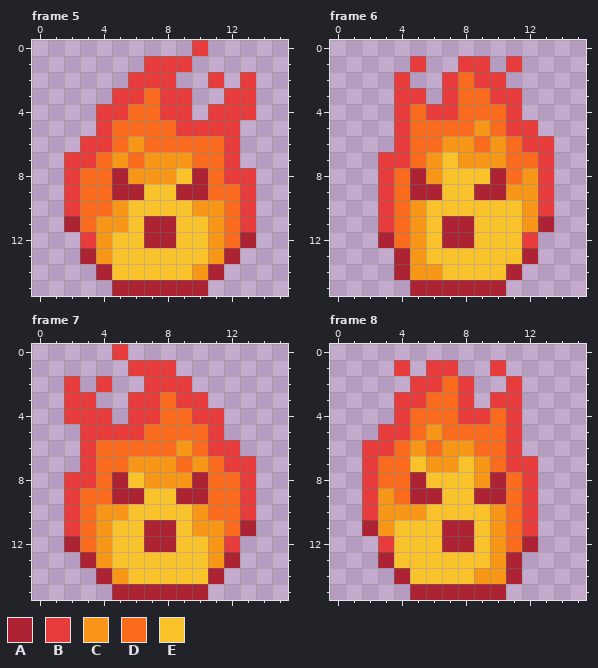
One commit to this pixel-art file: assets/images/bomb/bomb_fire.aseprite. Above: the version before the commit.
16x16 pixels, 8 frames. Shown: frame 5, frame 6, frame 7, frame 8. The commit also changed other frames, which this record leaves out.
Palette (. is transparent): A #ae2334  B #e83b3b  C #f79617  D #fb6b1d  E #f9c22b
Pixels before, frame 5, first column x 2:
 0 ........B...
 1 .....BBB....
 2 ....BBB..B.B
 3 ...BBDBB..BB
 4 ..BBDDBB.BBB
 5 ..BDDDDBBBB.
 6 .BBDCDDDDDB.
 7 BBDCDCCCDDB.
 8 BDDACCCEADBB
 9 BDDAAEEAADDB
10 BDDCEEEECCDB
11 ADCCEAAEECDB
12 .BCEEAAEECDA
13 .ACEEEEEECA.
14 ..AEEEEECA..
15 ...AAAAAA...
Pixels before, frame 6, first column x 3:
 1 ..B..BB.B..
 2 .B..BDBB...
 3 .BB.BDDBB..
 4 .BDBBDDDB..
 5 .BDDDDCDBB.
 6 .BDDCCDCDBB
 7 BBDCECCCDDB
 8 BDACEEEADCB
 9 BDAAEEAACCB
10 BDCEEEEEECB
11 BDCEAAEEECA
12 ADCEAAEEEB.
13 .ACEEEEEEA.
14 .ACCEEEEA..
15 ..AAAAAA...
Pixels before, frame 7, first column x 2:
 0 ...B........
 1 ....BBB.....
 2 B.B..BBB....
 3 BB..BBDBB...
 4 BBB.BBDDBB..
 5 .BBBBDDDDB..
 6 .BDDDDDCDBB.
 7 .BDDCCCDCDBB
 8 BBDAECCCADDB
 9 BDDAAEEAADDB
10 BDCCEEEECDDB
11 BDCEEAAECCDA
12 ADCEEAAEECB.
13 .ACEEEEEECA.
14 ..ACEEEEEA..
15 ...AAAAAA...
Pixels before, frame 8, first column x 2:
 1 ..B.BB..B..
 2 ...BBDB..B.
 3 ..BBDDB.BB.
 4 ..BDDDBBDB.
 5 .BBDCDDDDB.
 6 BBDCDCCDDB.
 7 BDDECCECDBB
 8 BDDAEEECADB
 9 BCDAAEEAADB
10 BCCCEEEECDB
11 ACEEEAAECDB
12 .BEEEAAECDA
13 .AEEEEEECA.
14 ..AEEEECCA.
15 ...AAAAAA..
New version:
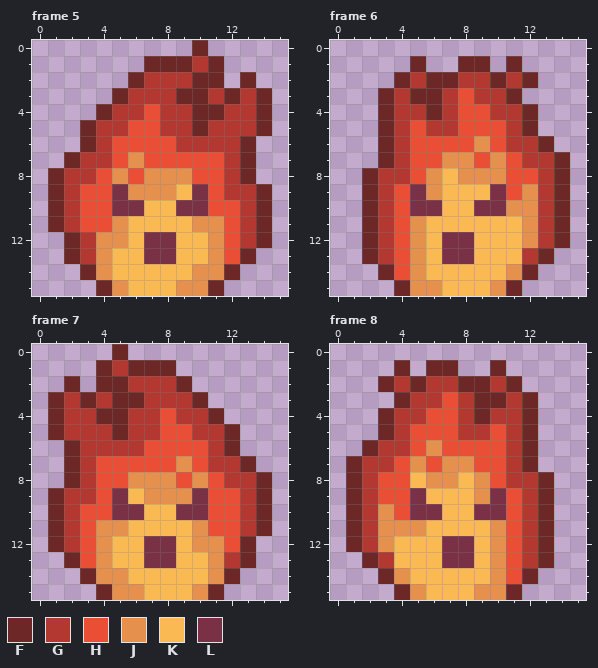
Colours new in this view: F #6e2727  G #b33831  H #ea4f36  J #e6904e  K #fbb954  L #7a3045
Diff:
Changed rows in their new state; - is an unchanged pixel.
Frame 5:
first column x 1:
 0 ---------F----
 1 ------FFFGF---
 2 -----FGGGFF-F-
 3 ----FGGGFFGFGF
 4 ---FGGHGGFFGGF
 5 --FGGHHGGFGGGF
 6 --FGHHHHGGGGF-
 7 -FGGHJHHHHHGF-
 8 FGGHJHJJJHHGF-
 9 FGHHLJJJKLHGGF
10 FGHHLLKKLLHHGF
11 FGHHJKKKKJJHGF
12 -FGJJKLLKKJHGF
13 -FGJKKLLKKJHF-
14 --FJKKKKKJJF--
15 ---FJKKKJJF---
Frame 6:
first column x 2:
 1 ---F--FF-F---
 2 --FGFFGGFGF--
 3 -FGFFGHGGF---
 4 -FGGFGHHGGF--
 5 -FGHGGHHHGF--
 6 -FGHHHHJHGGF-
 7 -FGHHJJHJHGGF
 8 FGGHJKJJJHHGF
 9 FGHLJKKKLHJGF
10 FGHLLKKLLJJGF
11 FGHJKKKKKKJGF
12 FGHJKLLKKKJGF
13 FGHJKLLKKKGF-
14 -FHJKKKKKJF--
15 --FJJKKKJF---
Frame 7:
first column x 1:
 0 ----F---------
 1 ---FGFFF------
 2 -F-FFGGGF-----
 3 FGFGFFGGGF----
 4 FGGFFGGHGGF---
 5 FGGGFGGHHGGF--
 6 -FGGGGHHHHGF--
 7 -FGHHHHHJHGGF-
 8 -FGHHJJJHJHGGF
 9 FGGHLKJJJLHHGF
10 FGHHLLKKLLHHGF
11 FGHJJKKKKJHHGF
12 FGHJKKLLKJJHF-
13 -FHJKKLLKKJGF-
14 --FJJKKKKKJF--
15 ---FJJKKKJF---
Frame 8:
first column x 1:
 1 ---F-FF--F---
 2 --FGFGGFFGF--
 3 ---FGGHGFFGF-
 4 --FGGHHGFGGF-
 5 --FGHHHGGHGF-
 6 -FGGHJHHHHGF-
 7 FGGHJHJJHHGF-
 8 FGHHKJJKJHGGF
 9 FGHHLKKKJLHGF
10 FGJHLLKKLLHGF
11 FGJJJKKKKJHGF
12 FGJKKKLLKJHGF
13 -FGKKKLLKJHGF
14 --FJKKKKKJHF-
15 ---FJKKKJJF--
